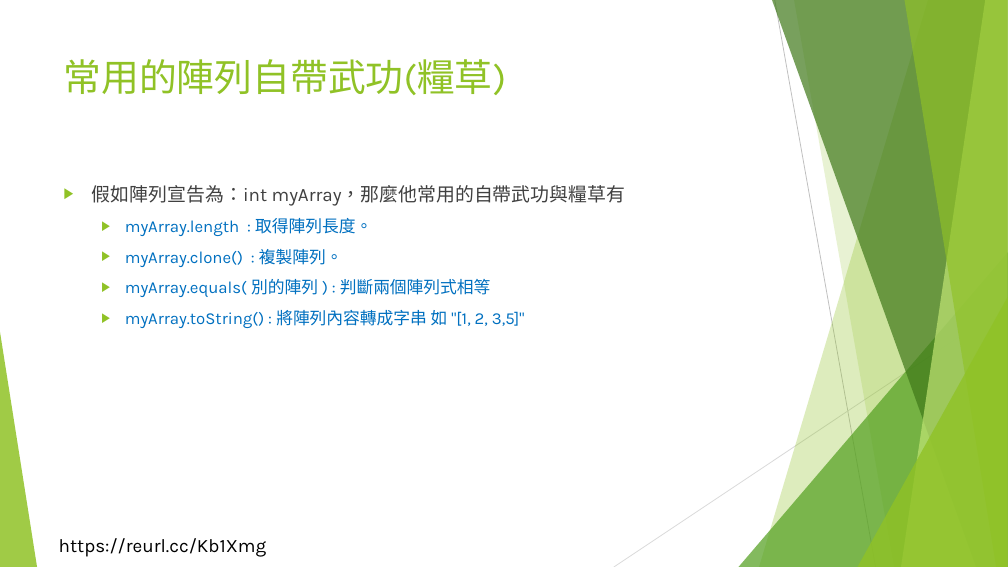
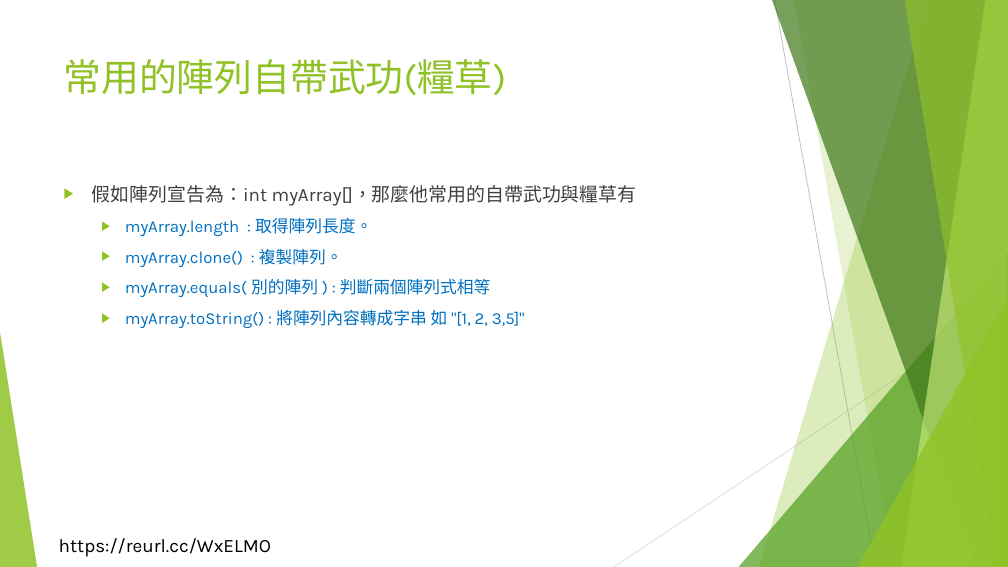
Before and after one commit to liulawsi/My_PPTs, a slide deck: slide 61 of LCC/Java/06_陣列好好用.pptx. Drawn at 1008x567 pixels with LibreOffice and Linux fonts; fonts in the diff are those of the drawing; background and template pictures are left out. Boxes give left, top, right and bottom in pixels: in the first picture for what was removed or moved away, otherwise in the second. Text is boxed around its words. In the diff, an @@ line names an element or a change of style, - is before the commit and + after.

```diff
--- a/LCC/Java/06_陣列好好用.pptx
+++ b/LCC/Java/06_陣列好好用.pptx
@@ text at (92, 185, 637, 206): text changed @@
-▶ 假如陣列宣告為：int myArray，那麼他常用的自帶武功與糧草有
+▶ 假如陣列宣告為：int myArray[]，那麼他常用的自帶武功與糧草有
@@ text at (59, 538, 271, 557): text changed @@
-https://reurl.cc/Kb1Xmg
+https://reurl.cc/WxELMO
```
Also in this commit, not shown: 61 other slides changed, 5 slides added, 53 other files.
